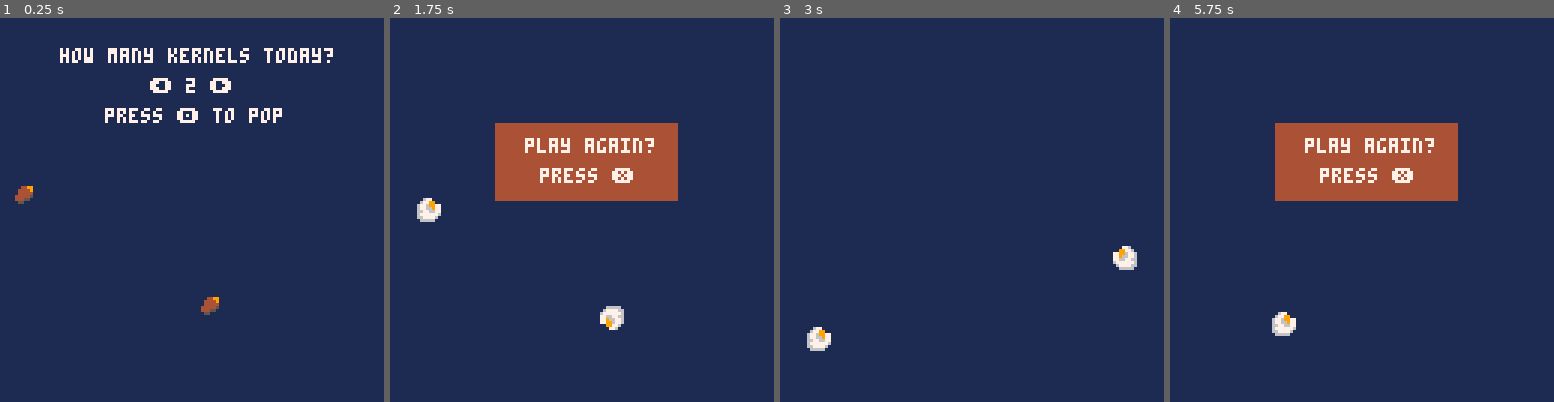
Above: before the commit, frames 1-4 (left to right).
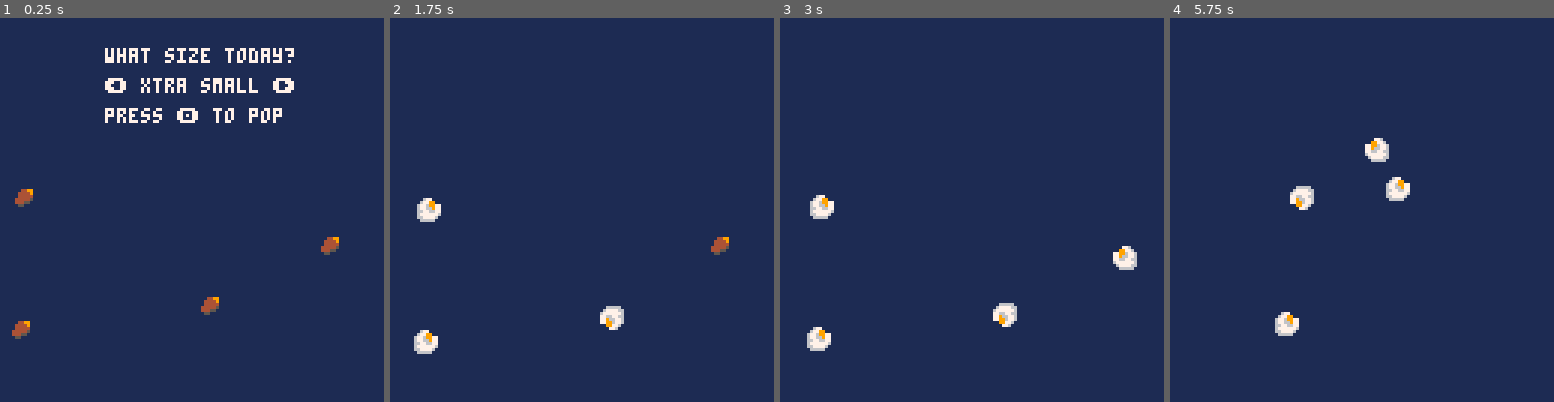
Above: after the commit, the same moments.

Repository: thoughtlesslabs/popper
Game: PICO-8 cartridge popper.p8
The game is run twice, just before and just after one commit, with the same random seed, the same clock (stepped at 60 frames per second) and the same inputs.
Inputs:
- Up to frame 1 (0.25 s): no input
- Up to frame 2 (1.75 s): tap X (X key) at 0.33, 1.07 s; tap O (Z key) at 0.7, 1.7 s; hold Right from 1.6 s (still down)
- Up to frame 3 (3 s): tap X (X key) at 1.85, 2.97 s; release Right at 2.1 s; tap O (Z key) at 2.1, 2.5, 2.9 s; hold Right from 2.47 s (still down)
- Up to frame 4 (5.75 s): release Right at 3.03 s; hold Left 3.08-3.58 s; tap O (Z key) every 0.4 s from 3.3 to 5.7 s; hold Right 4.02-4.68 s; tap X (X key) at 4.08, 5.2 s; hold Left 5.08-5.68 s

The runs differ from the first frame. In frame 1, 2.7% of the frame differs, in the area x 3-89%, y 7-84%; in frame 2, 10%, in the area x 6-89%, y 27-88%; in frame 3, 0.6%; in frame 4, 9.9%.

Commit message:
Renamed levels for selection menu

Diff:
--- a/popper.p8
+++ b/popper.p8
@@ -12,12 +12,11 @@
 	gametimer=0
 	levelnum=1
 	levels={}
-	levels[1]="ff"
-	levels[2]="fff"
-	levels[3]="ffffff"
-	levels[4]="ffffffffff"
-	levels[5]="fffffffffffffffff"
-	levels[6]="fffffffffffffffffffffff"
+	levels[1]="ffff"
+	levels[2]="ffffffff"
+	levels[3]="fffffffffffff"
+	levels[4]="fffffffffffffffffffff"
+	levels[5]="ffffffffffffffffffffffffff"
 end
 
 --set game mode
@@ -41,8 +40,23 @@
 	gametimer=30
 end
 
+function lvlname()
+	if levelnum==1 then
+		levelsname="xtra small"
+	elseif levelnum==2 then
+		levelsname="  small  "
+	elseif levelnum==3 then
+		levelsname="  medium  "
+	elseif levelnum==4 then
+		levelsname="  large  "
+	elseif levelnum==5 then
+		levelsname="xtra large"
+	end
+end
+
 --user select kernel count
 function kcount()
+	lvlname()
 	if mode!="playing" then
 	if btnp(0) then
 		if levelnum >1 then
@@ -138,8 +152,8 @@
 		end
 	end
 	if not(pop) then
-		print("how many kernels today?",20,10,7)
-		print("⬅️ "..#level.." ➡️",50,20,7)
+		print("what size today?",35,10,7)
+		print("⬅️ "..levelsname.." ➡️",35,20,7)
 		print("press 🅾️ to pop",35,30,7)
 
 	elseif popcount==#x then
